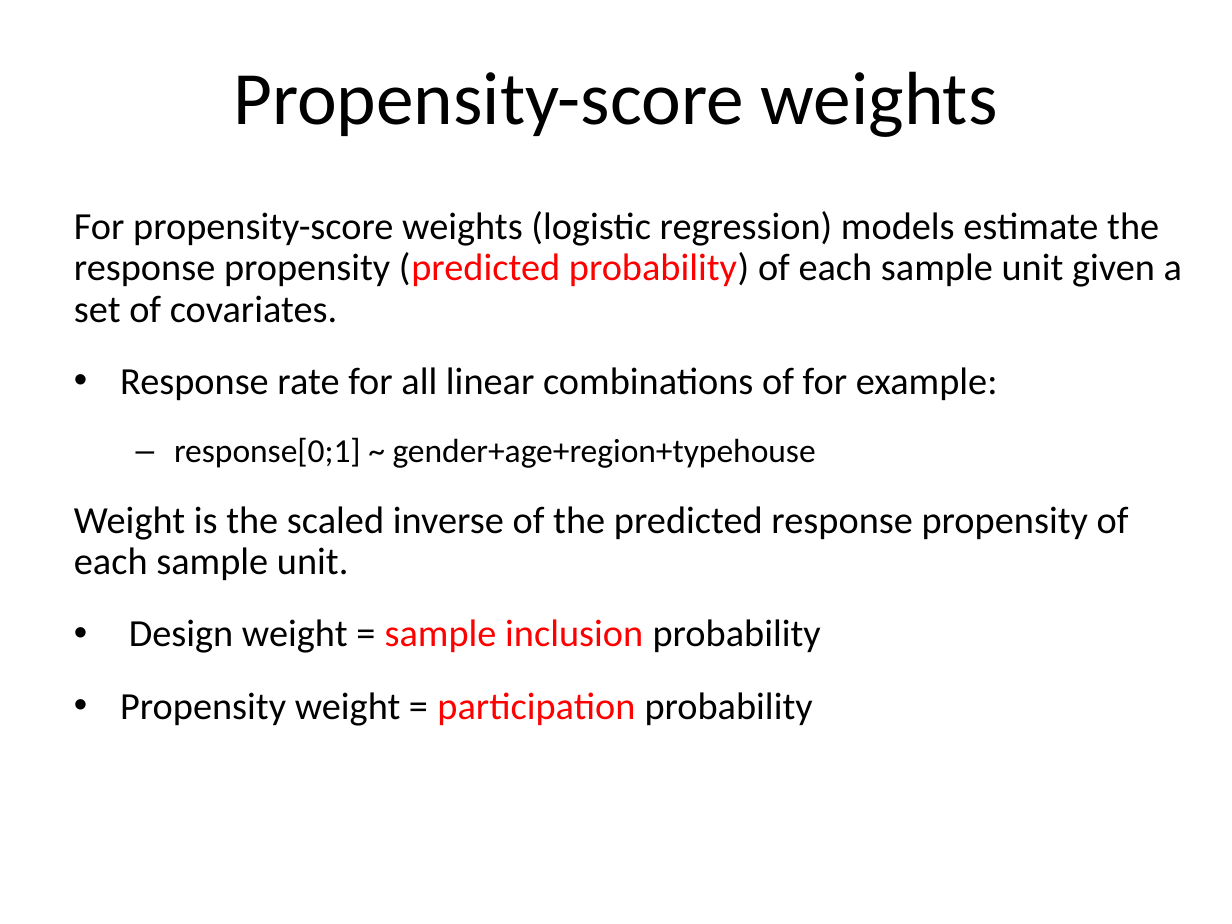
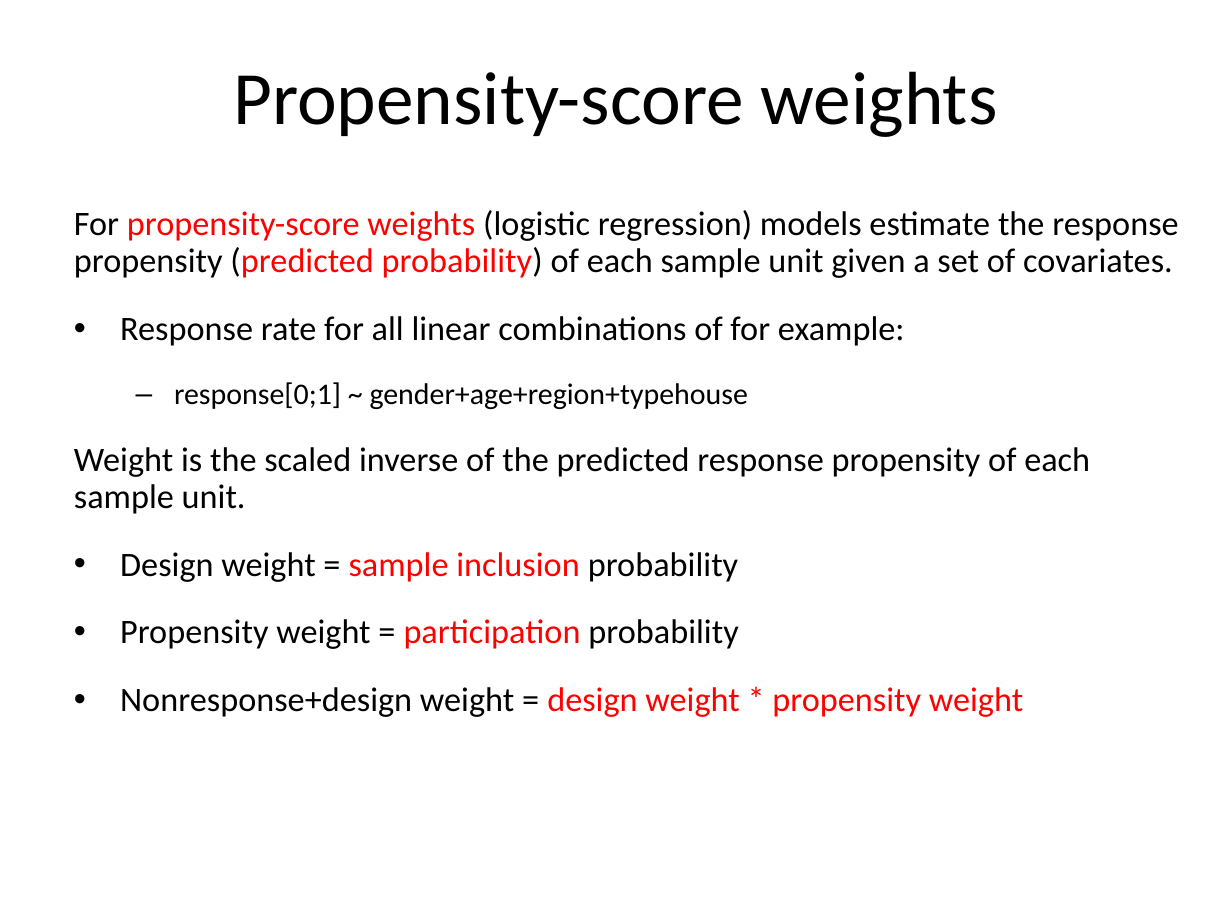
Before and after one commit to peterlugtig/peterlugtig.github.io, a slide deck: slide 28 of static/files/SDA/week9/lecture_week_9.pptx (slide 29 before the commit). Drawn at 1232x924 pixels with LibreOffice and Linux fonts; fonts in the diff are those of the drawing. Boxes give left, top, right and bottom in pixels: in the first picture for what was removed or moved away, otherwise in the second. Text is boxed around its words. In the diff, an @@ line names an element or a change of style, - is before the commit and + after.

```diff
--- a/static/files/SDA/week9/lecture_week_9.pptx
+++ b/static/files/SDA/week9/lecture_week_9.pptx
@@ text at [74, 210, 1178, 649]: size 22.4 to 20 pt in "For propensity-score weights (logistic regression) models es ...", "Response rate for all linear combinations of ...", "Weight is the scaled inverse of the ...", "Design weight = sample inclusion probability" and 1 more places; text colour #000000 to #FF0000 in "propensity-score weights"; size 19.6 to 17.5 pt in "response[0;1] ~ gender+age+region+typehouse" @@
@@ text at [120, 687, 1023, 717]: paragraph added @@
+• Nonresponse+design weight = design weight * propensity weight
```
Also in this commit, not shown: 8 other slides changed, 4 slides added, 18 slides removed, 23 other files.
